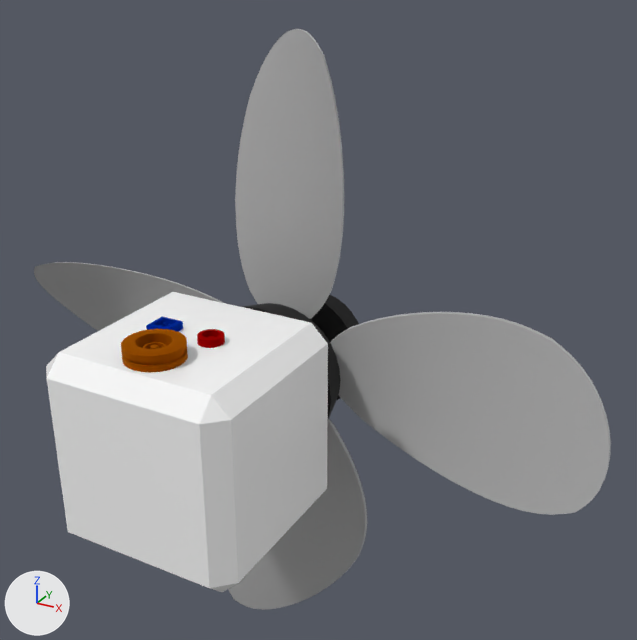
The glTF model modules/ARCHEAN_propeller/Propeller.gltf as it was, and as the next commit left it.
One viewpoint serves both versions: a camera (50 mm lens) standing at (1.147, -1.473, 1.1) and looking at (0.142, 0.355, 0.186). Arrows for +X, +Y and +Z are at lower left; the lights stay in place. Where no turn or scale is listed for an object, it has been applied to the vertices. Vertices at the same position are counted once.

Names of what the first picture shows: 'Base', 'prop'.
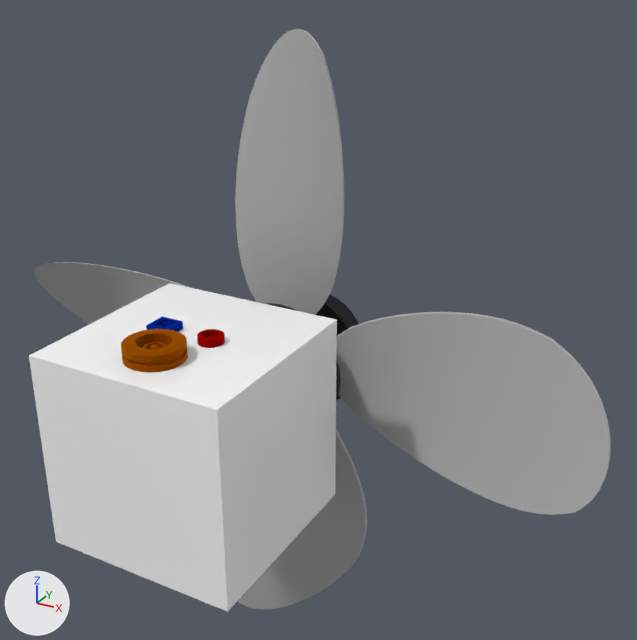
Location of each change, [x1, y1, x2, y2] in pixels of the pictures (637 x 640 px):
```json
{"object": "Base", "change": "reshaped", "before": [46, 292, 359, 592], "after": [29, 283, 359, 612], "on screen": "10% taller"}
{"part": 1, "of": "me_cube", "change": "added", "after": [29, 283, 337, 612]}
```

The change, as JSON lines over the scene's bpy script:
```json
{"block": "me_cube", "where": "me_cube.from_pydata(...)  # 1152 vertices, 2264 faces; spans x -0.25..0.25, y -0.25..0.618, z -0.25..0.292"}
{"block": "me_cube", "where": "# used by ob_base; location = (0.0, 0.0, 0.0)"}
{"block": "me_cube", "change": "me_cube part 1: a new loose piece, a box spanning x -0.25..0.25, y -0.25..0.25, z -0.25..0.25, in mat_color1 (white #ffffff)"}
```
